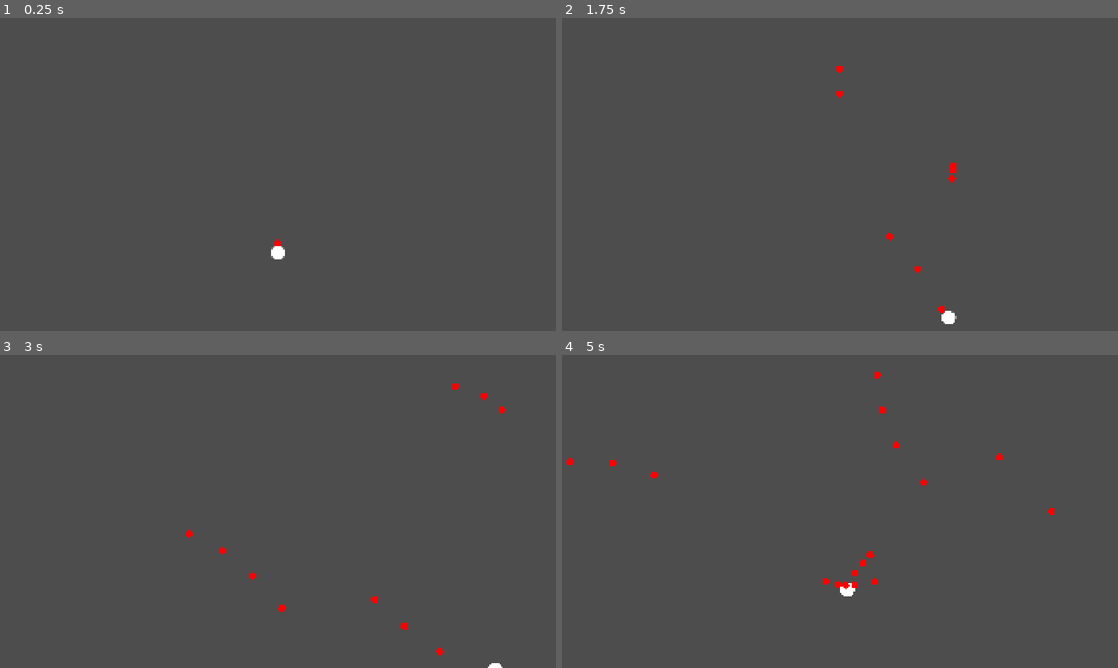
Above: before the commit, frames 1-4 (two rows, left to right).
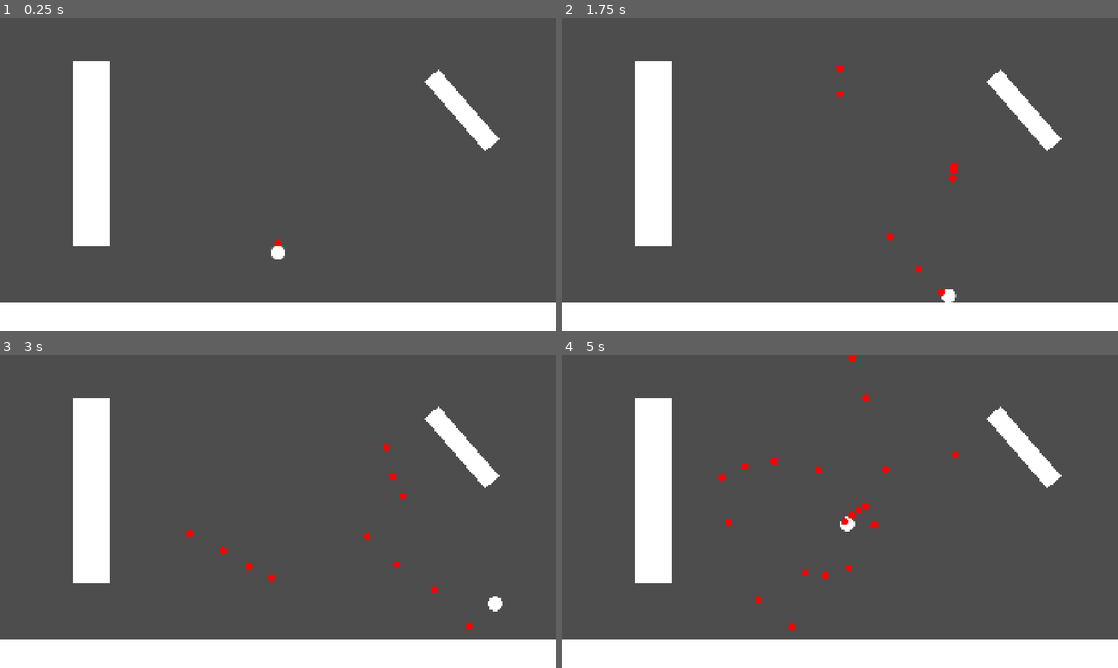
Above: after the commit, the same moments.

Repository: Wolf-QAQ/Spiritshot-Salvo
Game: Godot game, scene res://scenes/main_game.tscn
Same seed, same stepped clock (60 frames per second), same inputs: the game is played once before the commit and once after it. The engine's default icon, where the game draws it, is replaced by a stand-in: a white triangle on a blue panel in a dark square.
Inputs (mouse positions are in pixels of both pictures, inside the frame that each line leads up to):
- Up to frame 1 (0.25 s): no input
- Up to frame 2 (1.75 s): tap Enter at 0.5 s; move the mouse to (962, 158) at 0.52 s; hold D (move_right) 0.53-1.28 s; move the mouse to (728, 190) at 1.27 s; hold S (move_down) from 1.28 s (still down)
- Up to frame 3 (3 s): move the mouse to (333, 442) at 2.02 s; release S (move_down) at 2.03 s; hold D (move_right) 2.03-2.78 s; move the mouse to (250, 574) at 2.77 s; hold W (move_up) from 2.78 s (still down)
- Up to frame 4 (5 s): move the mouse to (1006, 558) at 3.52 s; release W (move_up) at 3.53 s; hold A (move_left) from 3.53 s (still down); move the mouse to (673, 464) at 4.27 s

The runs differ from the first frame. In frame 1, 14% of the frame differs, in the area x 0-100%, y 13-100%; in frame 2, 14%; in frame 3, 14%; in frame 4, 15%, in the area x 0-100%, y 0-100%.

Commit message:
基本完成射弹碰墙反弹
- 完成有bug的射弹碰墙反弹
- 添加2D物理层设置
- 微调变量类型

Diff:
--- /dev/null
+++ b/data/shaders/test_wall_to_white_color.gdshader
@@ -0,0 +1,5 @@
+shader_type canvas_item;
+
+void fragment() {
+	COLOR = vec4(1.);
+}
--- a/project.godot
+++ b/project.godot
@@ -54,6 +54,15 @@
 ]
 }
 
+[layer_names]
+
+2d_physics/layer_1="World"
+2d_physics/layer_2="Player"
+2d_physics/layer_3="PlayerBullet"
+2d_physics/layer_4="EnemyBullet"
+2d_physics/layer_5="Enemy"
+2d_physics/layer_6="Pickup"
+
 [physics]
 
 3d/physics_engine="Jolt Physics"
--- a/scenes/main_game.tscn
+++ b/scenes/main_game.tscn
@@ -1,8 +1,67 @@
 [gd_scene format=3 uid="uid://dfad2o01d8rea"]
 
 [ext_resource type="PackedScene" uid="uid://du22ja3kqnnsk" path="res://scenes/player.tscn" id="1_s3esy"]
+[ext_resource type="Shader" uid="uid://cury78ffqbfrx" path="res://data/shaders/test_wall_to_white_color.gdshader" id="2_d2op2"]
+[ext_resource type="Texture2D" uid="uid://btvspfl5g20ns" path="res://icon.svg" id="3_0rdsr"]
+
+[sub_resource type="ShaderMaterial" id="ShaderMaterial_3jfgk"]
+shader = ExtResource("2_d2op2")
+
+[sub_resource type="RectangleShape2D" id="RectangleShape2D_3jfgk"]
+size = Vector2(128, 640)
+
+[sub_resource type="RectangleShape2D" id="RectangleShape2D_d2op2"]
+size = Vector2(128, 1951)
 
 [node name="MainGame" type="Node2D" unique_id=463315075]
 
 [node name="Player" parent="." unique_id=1262315287 instance=ExtResource("1_s3esy")]
-position = Vector2(554, 521)
+
+[node name="Camera2D" type="Camera2D" parent="." unique_id=1401900967]
+position = Vector2(960, 540)
+
+[node name="Walls" type="Node2D" parent="." unique_id=1946849303]
+
+[node name="TestWall_1" type="StaticBody2D" parent="Walls" unique_id=1018019329]
+position = Vector2(316, 468)
+collision_mask = 0
+metadata/_edit_group_ = true
+
+[node name="Sprite" type="Sprite2D" parent="Walls/TestWall_1" unique_id=780874559]
+material = SubResource("ShaderMaterial_3jfgk")
+scale = Vector2(1, 5)
+texture = ExtResource("3_0rdsr")
+
+[node name="CollisionShape" type="CollisionShape2D" parent="Walls/TestWall_1" unique_id=1382132566]
+shape = SubResource("RectangleShape2D_3jfgk")
+
+[node name="TestWall_2" type="StaticBody2D" parent="Walls" unique_id=494707346]
+position = Vector2(300, 1047)
+rotation = 1.5707964
+collision_mask = 0
+metadata/_edit_group_ = true
+
+[node name="Sprite" type="Sprite2D" parent="Walls/TestWall_2" unique_id=1016949398]
+material = SubResource("ShaderMaterial_3jfgk")
+position = Vector2(0, -655.0757)
+scale = Vector2(1, 15.235558)
+texture = ExtResource("3_0rdsr")
+
+[node name="CollisionShape" type="CollisionShape2D" parent="Walls/TestWall_2" unique_id=559508622]
+position = Vector2(0, -655.5)
+shape = SubResource("RectangleShape2D_d2op2")
+
+[node name="TestWall_3" type="StaticBody2D" parent="Walls" unique_id=1069479080]
+position = Vector2(1595, 319.00012)
+rotation = -0.715585
+scale = Vector2(0.5, 0.5)
+collision_mask = 0
+metadata/_edit_group_ = true
+
+[node name="Sprite" type="Sprite2D" parent="Walls/TestWall_3" unique_id=1971849521]
+material = SubResource("ShaderMaterial_3jfgk")
+scale = Vector2(1, 5)
+texture = ExtResource("3_0rdsr")
+
+[node name="CollisionShape" type="CollisionShape2D" parent="Walls/TestWall_3" unique_id=920078936]
+shape = SubResource("RectangleShape2D_3jfgk")
--- a/scenes/player.tscn
+++ b/scenes/player.tscn
@@ -10,6 +10,8 @@
 radius = 38.052597
 
 [node name="Player" type="CharacterBody2D" unique_id=1262315287]
+collision_layer = 2
+collision_mask = 57
 script = ExtResource("1_g2els")
 
 [node name="Sprite" type="Sprite2D" parent="." unique_id=1990007431]
--- a/scenes/player_bullet.tscn
+++ b/scenes/player_bullet.tscn
@@ -11,6 +11,7 @@
 radius = 44.011364
 
 [node name="PlayerBullet" type="Area2D" unique_id=313940525]
+collision_layer = 4
 script = ExtResource("1_0cue5")
 
 [node name="Sprite" type="Sprite2D" parent="." unique_id=324216584]
--- a/scripts/player.gd
+++ b/scripts/player.gd
@@ -3,7 +3,7 @@
 const PLAYER_BULLET_SCENE = preload("res://scenes/player_bullet.tscn")
 
 # 默认玩家移动速度
-var DEFAULT_PLAYER_MOVE_SPEED: float = 500.0
+const DEFAULT_PLAYER_MOVE_SPEED: float = 500.0
 # 最大射弹射出间隔/s
 const MAX_SHOOT_INTERVAL: float = 0.2
 # 射弹射出距离玩家的偏移量/pix
@@ -15,7 +15,7 @@
 # 当前玩家速度/pix (默认为 DEFAULT_PLAYER_MOVE_SPEED)
 @export var current_player_move_speed: float = DEFAULT_PLAYER_MOVE_SPEED
 # 当前射弹射出剩余间隔/s
-var current_shoot_interval: float = 2.0
+var current_shoot_interval: float
 # 当前射击模式 (默认为 DEFAULT_SHOOT_MODE)
 var current_shoot_mode: int = DEFAULT_SHOOT_MODE
 
--- a/scripts/player_bullet.gd
+++ b/scripts/player_bullet.gd
@@ -1,22 +1,46 @@
 extends Area2D
 class_name Bullet
+
+# 世界碰撞层常数
+const WORLD_COLLISION_MASK: int = 1
 
 @onready var visible_on_screen_notifier: VisibleOnScreenNotifier2D = $VisibleOnScreenNotifier
 
 # 射弹速度/pix
 @export var speed: float = 400.0
+# 生命周期/s
+# 未完成
+@export var life_time: float = 999.0
 # 当前移动方向
 var direction: Vector2 = Vector2.ZERO
+
+
+# 射线查询使用的射线
+var query := PhysicsRayQueryParameters2D.create(
+	Vector2.ZERO, Vector2.ZERO, WORLD_COLLISION_MASK)
 
 
 func _ready() -> void:
 	self.scale = Vector2(0.25, 0.25)
 	visible_on_screen_notifier.screen_exited.connect(queue_free)
+	# 射线查询配置
+	query.collide_with_bodies = true
+	query.collide_with_areas = false
+	query.hit_from_inside = false
+	# 连接信号
+
 
 
 func _physics_process(delta: float) -> void:
 	var current_position = global_position
 	var next_position = current_position + direction * speed * delta
+
+	# 射弹碰到世界层检测 & 改变方向 & 重设 next_position
+	var hit_dic: Dictionary = _hit_world(current_position, next_position)
+	if not hit_dic.is_empty():
+		var normal: Vector2 = hit_dic.normal
+		direction = direction.bounce(normal)
+		next_position = current_position + direction * speed * delta
 
 	global_position = next_position
 
@@ -28,3 +52,16 @@
 		direction = init_direction.normalized()
 	# 设置偏转角度
 	rotation = direction.angle()
+
+
+# 射线检测当前帧移动路径, 返回碰撞字典
+func _hit_world(from_position: Vector2, to_position: Vector2) -> Dictionary:
+	var space_state := get_world_2d().direct_space_state
+	if space_state == null:
+		return {}
+	# 调用预创建射线
+	query.from = from_position
+	query.to = to_position
+	# 碰到世界层返回 true
+	var hit_result: Dictionary = space_state.intersect_ray(query)
+	return hit_result
Not shown, added: data/shaders/test_wall_to_white_color.gdshader.uid
